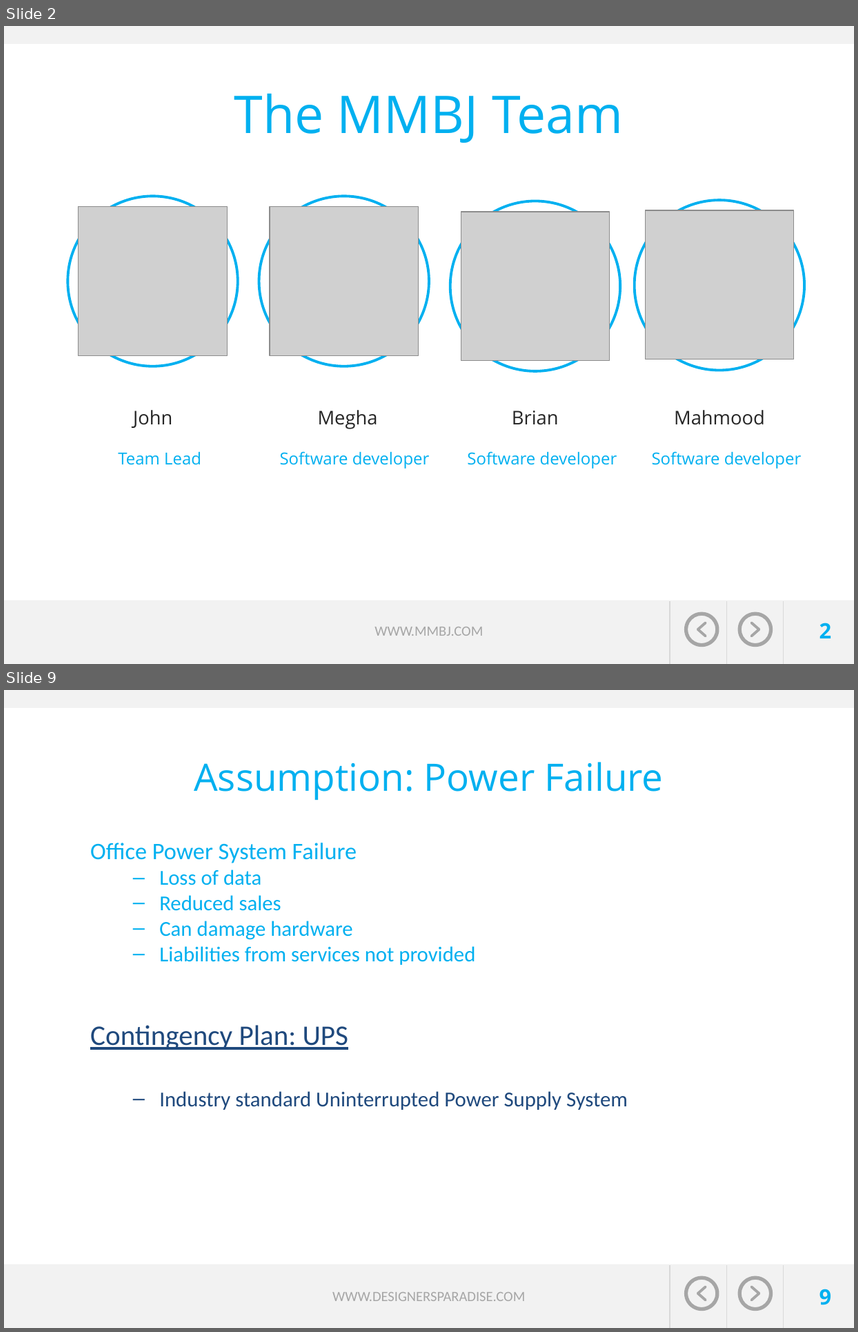
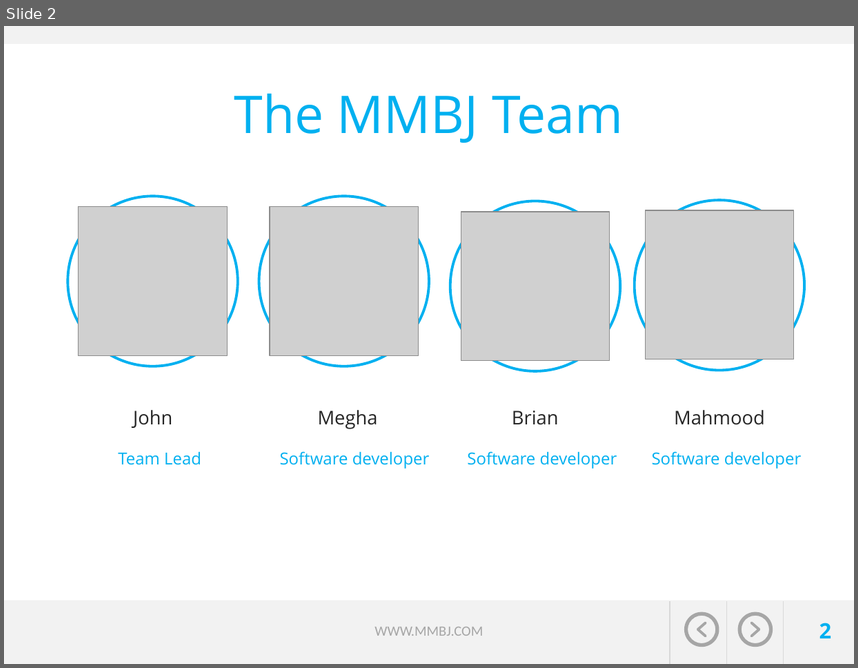
Before and after one commit to jvector-solutions/SAIT-OOSD-Team5, a slide deck: presentation/Travel expert presentation_Group5-John-Megha-Brian-Mahmood.pptx. Shown one above the other, each under a label of ours: slides 2 and 9 before the commit, slide 2 after it; the slides between them are not shown. The pictures are 858x1332 and 858x668 pixels, drawn with LibreOffice and Linux fonts; fonts in the diff are those of the drawing; grey boxes stand for pictures; background and template pictures are left out. Boxes give left, top, right and bottom in pixels: in the first picture for what was removed or moved away, otherwise in the second. Text is boxed around its words. In the diff, an @@ line names an element or a change of style, - is before the commit and + after.

```diff
--- a/presentation/Travel expert presentation_Group5-John-Megha-Brian-Mahmood.pptx
+++ b/presentation/Travel expert presentation_Group5-John-Megha-Brian-Mahmood.pptx
@@ slide 9 removed at (4,690,854,1328), background picture (left out); not listed: 11 template elements that a slide beside it also shows @@
@@ title removed at (194,762,664,800) @@
-Assumption: Power Failure
@@ text removed at (90,842,628,1110) @@
-Office Power System Failure
-  – Loss of data
-  – Reduced sales
-  – Can damage hardware
-  – Liabilities from services not provided
-Contingency Plan: UPS
-  – Industry standard Uninterrupted Power Supply System
@@ page number removed at (820,1288,832,1305) @@
-9
@@ text removed at (332,1292,525,1301) @@
-WWW.DESIGNERSPARADISE.COM
```
Also in this commit, not shown: 8 slides changed, 3 slides added, 2 other slides removed.
